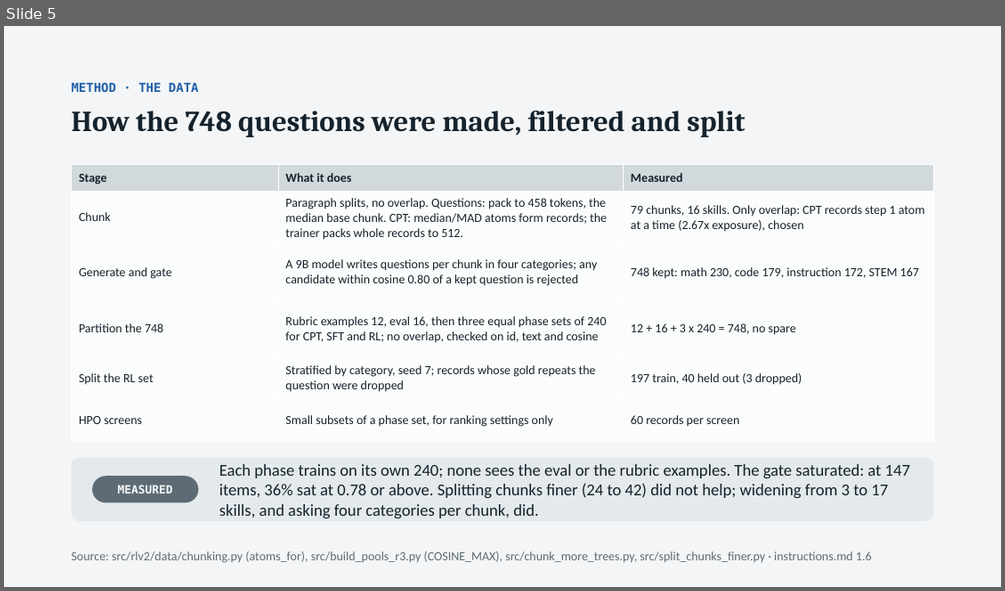
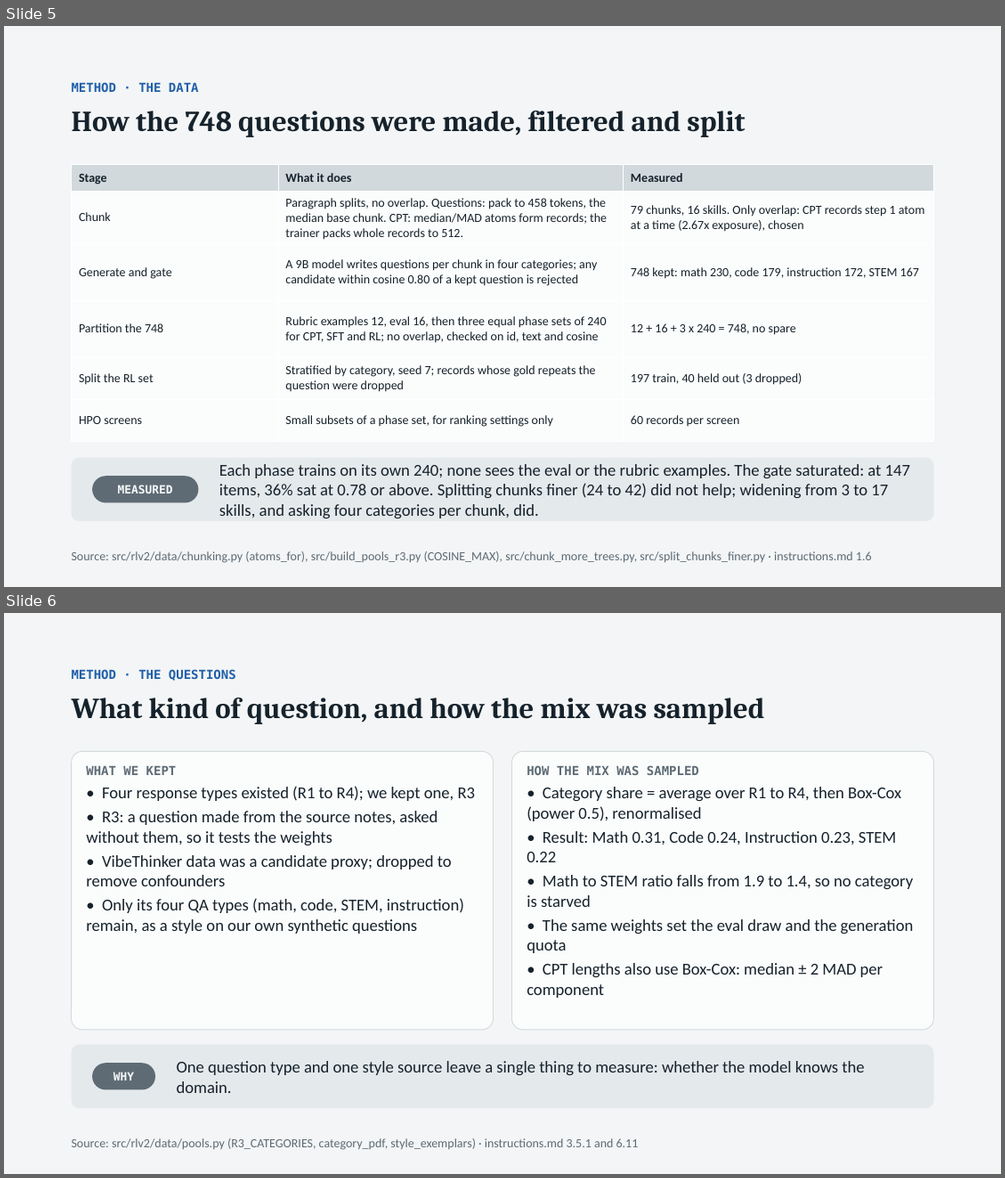
Before and after one commit to thistleknot/rl_v2_share, a slide deck: docs/RL_V2_rl.pptx. Shown one above the other, each under a label of ours: slide 5 before the commit, slides 5 and 6 after it. The pictures are 1005x591 and 1005x1178 pixels, drawn with LibreOffice and Linux fonts; fonts in the diff are those of the drawing. Boxes give left, top, right and bottom in pixels: in the first picture for what was removed or moved away, otherwise in the second. Text is boxed around its words. In the diff, an @@ line names an element or a change of style, - is before the commit and + after.

```diff
--- a/docs/RL_V2_rl.pptx
+++ b/docs/RL_V2_rl.pptx
@@ slide 6 added at (4, 613, 1001, 1174), background #F3F5F6 @@
@@ text added at (72, 669, 236, 681), 12 pt, text #1F5FA8, bold @@
+METHOD · THE QUESTIONS
@@ text added at (72, 698, 765, 724), 28 pt, text #16222B, bold @@
+What kind of question, and how the mix was sampled
@@ rounded rectangle added at (72, 751, 493, 1030), fill #FBFCFC, outline #D2D9DD 0.75 pt @@
@@ text added at (86, 766, 476, 933), 16 pt, text #16222B @@
+WHAT WE KEPT
+• Four response types existed (R1 to R4); we kept one, R3
+• R3: a question made from the source notes, asked without them, so it tests the weights
+• VibeThinker data was a candidate proxy; dropped to remove confounders
+• Only its four QA types (math, code, STEM, instruction) remain, as a style on our own synthetic questions
@@ rounded rectangle added at (512, 751, 933, 1030), fill #FBFCFC, outline #D2D9DD 0.75 pt @@
@@ text added at (526, 765, 914, 997), 16 pt, text #16222B @@
+HOW THE MIX WAS SAMPLED
+• Category share = average over R1 to R4, then Box-Cox (power 0.5), renormalised
+• Result: Math 0.31, Code 0.24, Instruction 0.23, STEM 0.22
+• Math to STEM ratio falls from 1.9 to 1.4, so no category is starved
+• The same weights set the eval draw and the generation quota
+• CPT lengths also use Box-Cox: median ± 2 MAD per component
@@ rounded rectangle added at (72, 1045, 933, 1108), fill #E4E9EC @@
@@ rounded rectangle added at (92, 1062, 155, 1089), fill #5E6B75, 11 pt, text #F7FAFB, bold @@
+WHY
@@ text added at (177, 1061, 864, 1093), 16 pt, text #16222B @@
+One question type and one style source leave a single thing to measure: whether the model knows the domain.
@@ text added at (72, 1138, 639, 1150), 12 pt, text #5E6B75 @@
+Source: src/rlv2/data/pools.py (R3_CATEGORIES, category_pdf, style_exemplars) · instructions.md 3.5.1 and 6.11
```
Also in this commit, not shown: 3 slides changed, 6 other files.
